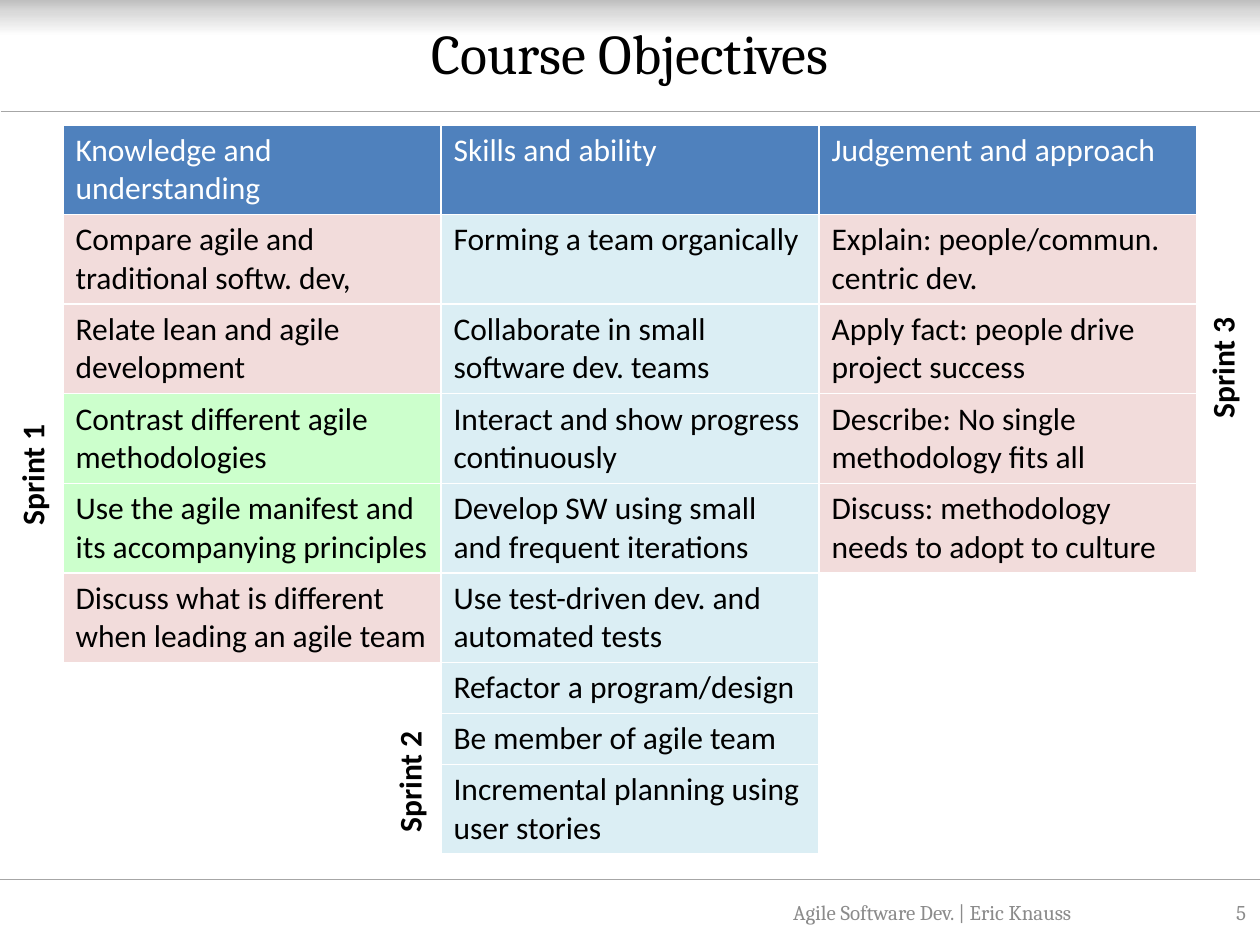
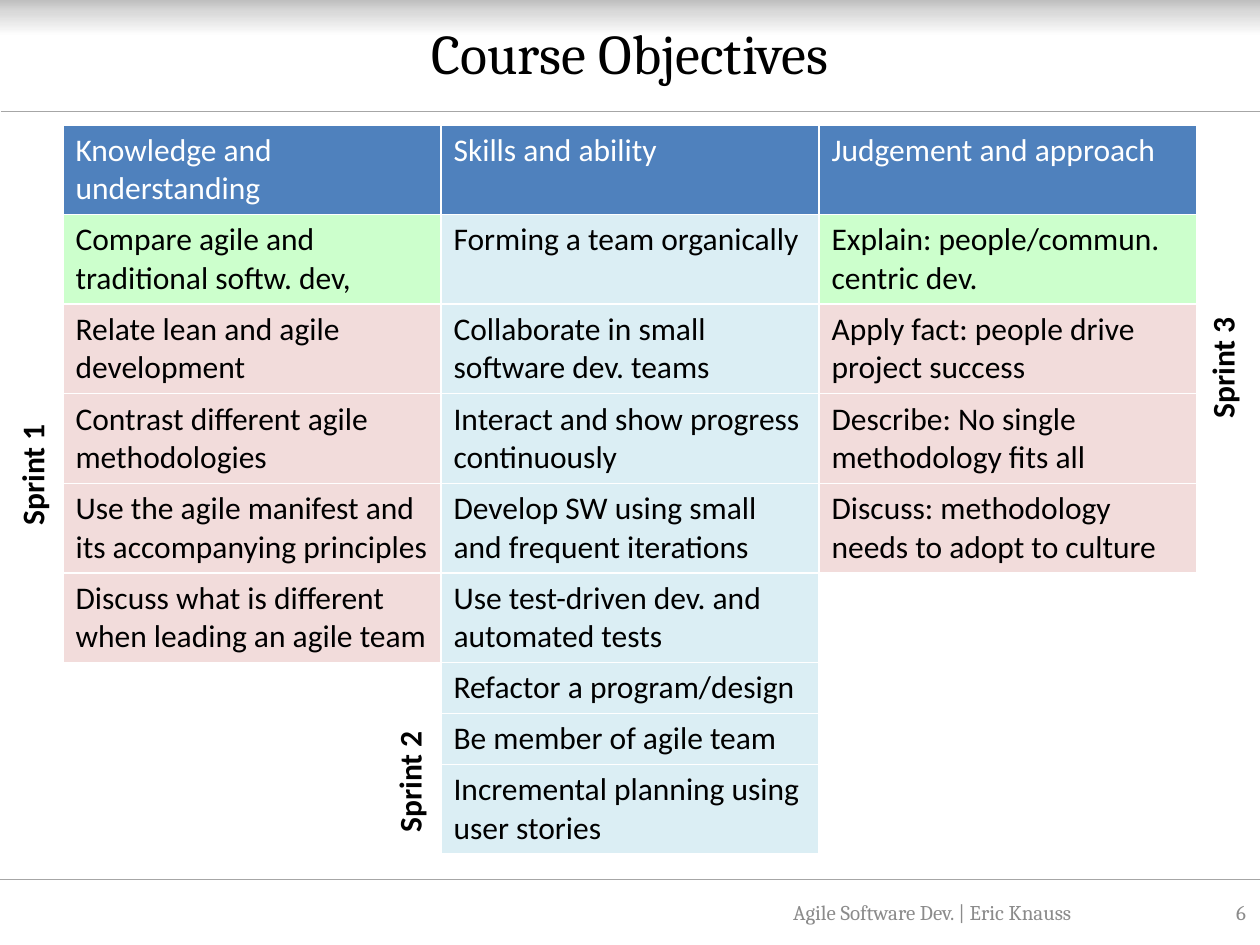
Before and after one commit to oerich/EDA397, a slide deck: slide 6 of Slides/src/2015/Lecture03.pptx (slide 5 before the commit). Drawn at 1260x945 pixels with LibreOffice and Linux fonts; fonts in the diff are those of the drawing; background and template pictures are left out. Boxes give left, top, right and bottom in pixels: in the first picture for what was removed or moved away, otherwise in the second. Text is boxed around its words. In the diff, an @@ line names an element or a change of style, - is before the commit and + after.

```diff
--- a/Slides/src/2015/Lecture03.pptx
+++ b/Slides/src/2015/Lecture03.pptx
@@ table at (63, 125, 1197, 844) @@
@@ fill #F2DCDB to #CCFFCC in 2 cells @@
@@ fill #CCFFCC to #F2DCDB in 2 cells @@
@@ page number at (1236, 906, 1246, 920): text changed @@
-5
+6
```
Also in this commit, not shown: 1 slide added, 1 other file.
